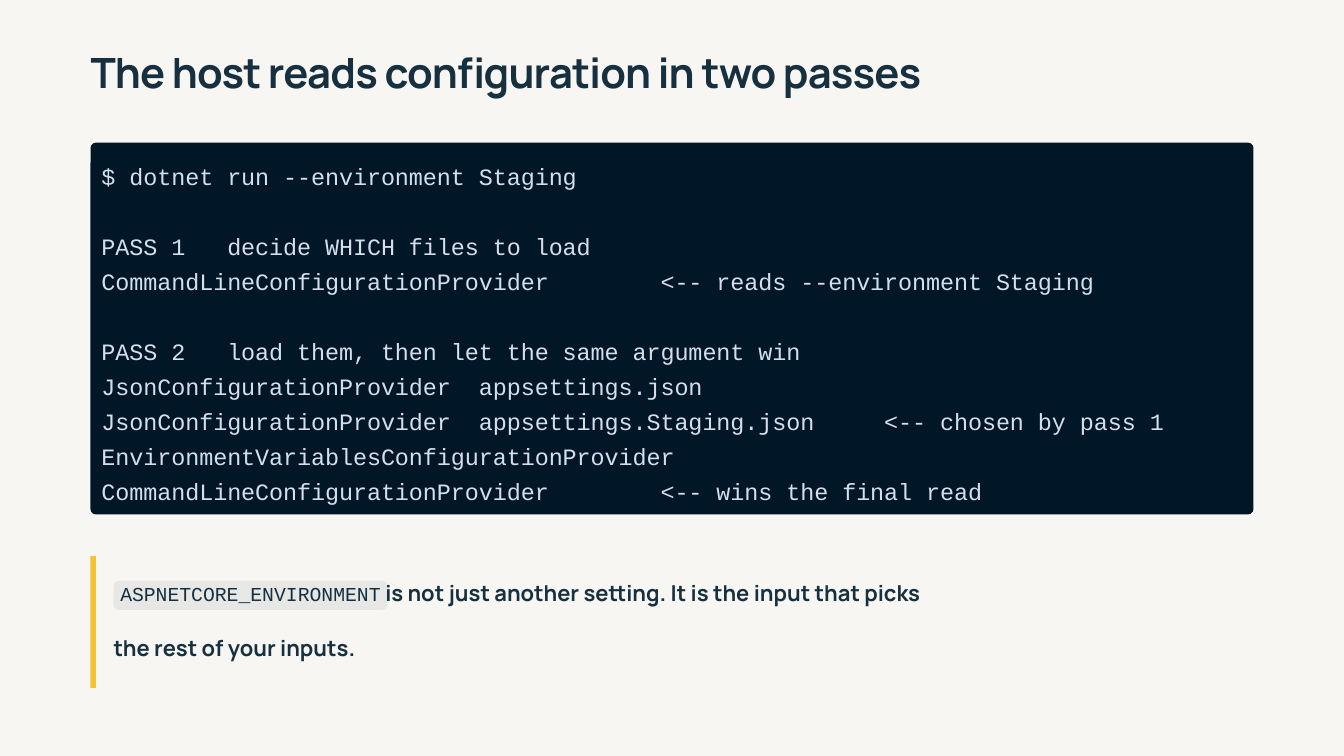
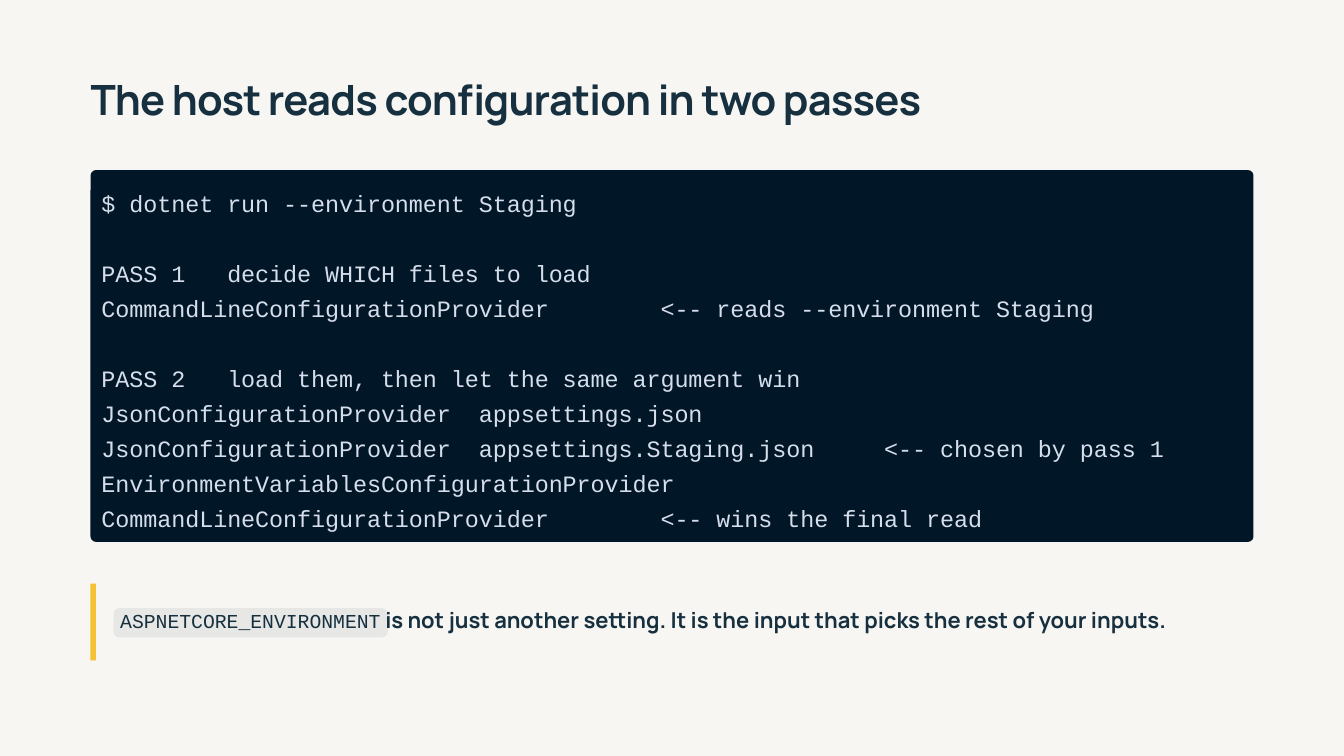
Before and after one commit to 1kevgriff/modern-dotnet-configuration, a slide deck: slide 25 of slides/modern-dotnet-configuration.pptx. Drawn at 1344x756 pixels with LibreOffice and Linux fonts; fonts in the diff are those of the drawing. Boxes give left, top, right and bottom in pixels: in the first picture for what was removed or moved away, otherwise in the second. Text is boxed around its words. In the diff, an @@ line names an element or a change of style, - is before the commit and + after.

```diff
--- a/slides/modern-dotnet-configuration.pptx
+++ b/slides/modern-dotnet-configuration.pptx
@@ 2 texts, 1 rounded rectangle: place and size @@
-2 texts, 1 rounded rectangle at [91, 57, 1253, 513]
+2 texts, 1 rounded rectangle at [91, 84, 1253, 541]
@@ rectangle: place and size @@
-rectangle at [91, 556, 96, 687]
+rectangle at [91, 583, 96, 659]
@@ rounded rectangle: place and size @@
-rounded rectangle at [113, 581, 387, 609]
+rounded rectangle at [113, 608, 387, 637]
@@ text at [120, 612, 1166, 634]: text changed @@
-ASPNETCORE_ENVIRONMENT is not just another setting. It is the input that picks
+ASPNETCORE_ENVIRONMENT is not just another setting. It is the input that picks the rest of your inputs.
@@ text removed at [114, 640, 355, 662] @@
-the rest of your inputs.
```
Also in this commit, not shown: 10 other slides changed, 3 slides added, 7 slides removed, 3 other files.
